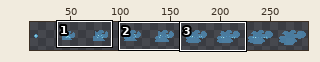
Two states of a sprite sheet, assets/sprites/objects/throwables/water/Water-Throwable.png. The picture above shows the old version from afar; the outline marks the close-up.
Close-up. First the earlier version:
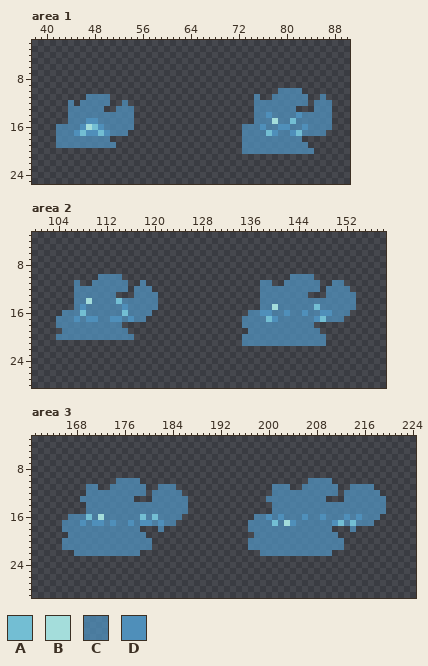
The file is 288x32 pixels. Shown: area 1: x 38..90, y 2..25; area 2: x 100..158, y 3..28; area 3: x 161..224, y 3..29. The wide view leaves out empty margins. The commit also changed other parts of the picture, which this record leaves out.
Palette (. is transparent): A #73bed3  B #a4dddb  C #4f8fbac3  D #4f8fba
The result:
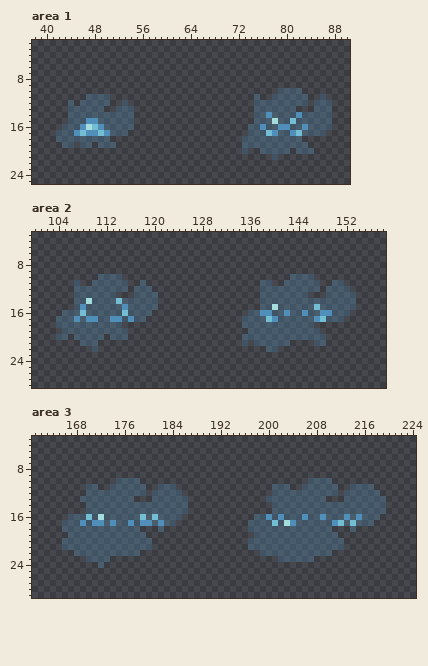
The edit:
{"colour":"C","old":"#4f8fbac3","new":"#4f8fba4a"}
{"where": "area 1"}
{"y":16,"x":42,"old":"C","new":"."}
{"y":16,"x":73,"old":"C","new":"."}
{"y":17,"x":73,"old":"C","new":"."}
{"y":19,"x":42,"old":"C","new":"."}
{"y":19,"x":45,"old":"C","new":"."}
{"y":19,"x":48,"old":"C","new":"."}
{"y":20,"x":74,"old":"CC","new":".."}
{"y":20,"x":81,"old":"C","new":"."}
{"y":21,"x":78,"old":".","new":"C"}
{"where": "area 2"}
{"y":20,"x":106,"old":"C","new":"."}
{"y":20,"x":112,"old":"C","new":"."}
{"y":20,"x":116,"old":"C","new":"."}
{"y":21,"x":108,"old":"...","new":"CCC"}
{"y":21,"x":136,"old":"C","new":"."}
{"y":21,"x":143,"old":"CCCC","new":"...."}
{"y":22,"x":110,"old":".","new":"C"}
{"y":22,"x":139,"old":"..","new":"CC"}
{"where": "area 3"}
{"y":23,"x":170,"old":"....","new":"CCCC"}
{"y":23,"x":202,"old":"......","new":"CCCCCC"}
{"y":24,"x":172,"old":".","new":"C"}
{"label":"changed","picture_box":[242,88,332,160]}
{"label":"changed","picture_box":[56,94,134,148]}
{"label":"changed","picture_box":[56,274,158,352]}
{"label":"changed","picture_box":[242,274,356,352]}
{"label":"changed","picture_box":[62,478,188,568]}
{"label":"changed","picture_box":[248,478,386,562]}
